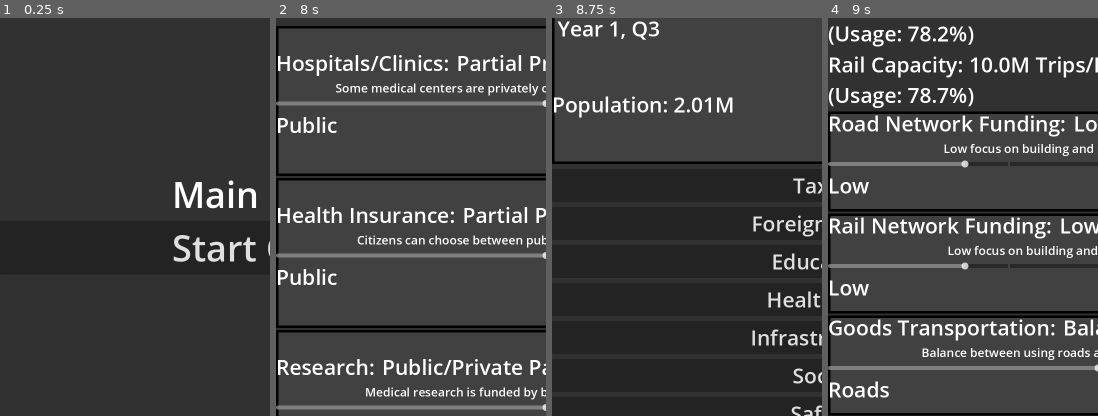
Above: before the commit, frames 1-4 (left to right).
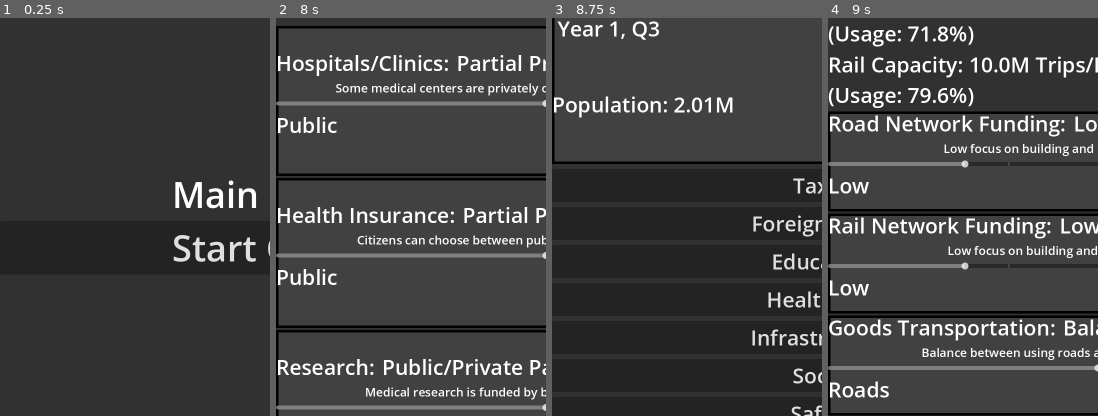
Above: after the commit, the same moments.

Repository: 7dylan7anderson7/Nationstate
Game: Godot game, scene res://scenes/MainMenu.tscn
Same seed, same stepped clock (60 frames per second), same inputs: the game is played once before the commit and once after it.
Inputs:
- Up to frame 1 (0.25 s): no input
- Up to frame 2 (8 s): click "Start Game" at 0.5 s; click "Next Quarter" at 1.25 s; click "Next Quarter" at 2 s; click "Dashboard" at 2.75 s; click "Taxes" at 3.5 s; click "Foreign Policy" at 4.25 s; click "Set Policy" at 5 s; click "Education" at 5.75 s; click "Set Policy" at 6.5 s; click "Healthcare" at 7.25 s
- Up to frame 3 (8.75 s): click "Set Policy" at 8 s
- Up to frame 4 (9 s): click "Infrastructure" at 8.75 s
The pictures show only the part of the screen within x 0-50%, y 24-74%; the shares and areas given below are measured in that part.

Frames 1-3 are identical in both runs. In frame 4, 0.4% of the frame differs, in the area x 34-45%, y 2-22%.

Commit message:
Infrstructure GDP modifier has been implimented. Initial infrastructure system is complete

Diff:
--- a/project/scripts/Main.gd
+++ b/project/scripts/Main.gd
@@ -120,6 +120,42 @@
 		(InfrastructureSystem.road_network + InfrastructureSystem.rail_network))
 	print("Overall capacity utilization: %s%%" % snapped(capacity_utilization, 0.1))
 
+	print("\n--- GDP MODIFIER SYSTEM ---")
+	print("Current GDP modifier: %s" % snapped(InfrastructureSystem.infra_gdp_modifier, 0.001))
+	#print("Target GDP modifier: %s" % snapped(InfrastructureSystem.infra_gdp_modifier_target, 0.001))
+
+	# Calculate overall capacity utilization
+	var total_capacity = InfrastructureSystem.road_network + InfrastructureSystem.rail_network
+	var total_trips = InfrastructureSystem.citizen_road_trips + InfrastructureSystem.citizen_pt_trips + InfrastructureSystem.goods_road_trips + InfrastructureSystem.goods_rail_trips
+	var overall_utilization = 0.5
+	if total_capacity > 0:
+		overall_utilization = total_trips / total_capacity
+	print("Overall system utilization: %s%%" % snapped(overall_utilization * 100, 0.1))
+	print("Spare capacity: %s%%" % snapped((1.0 - overall_utilization) * 100, 0.1))
+
+	# Calculate capacity bonus
+	var capacity_bonus = 0.0
+	if overall_utilization < 0.9:
+		var spare_capacity_pct = 1.0 - overall_utilization
+		capacity_bonus = spare_capacity_pct * 0.3
+	print("Capacity growth bonus: +%s%%" % snapped(capacity_bonus * 100, 0.1))
+
+	var road_dependency = 0.5
+	if total_trips > 0:
+		road_dependency = (InfrastructureSystem.citizen_road_trips + InfrastructureSystem.goods_road_trips) / total_trips
+	print("Road dependency: %s%%" % snapped(road_dependency * 100, 0.1))
+
+	var congestion_penalty = InfrastructureSystem.calculate_road_congestion_penalty()
+	print("Road congestion penalty: %s%%" % snapped(congestion_penalty * 100, 0.1))
+	print("Weighted congestion impact: -%s%%" % snapped(congestion_penalty * road_dependency * 100, 0.1))
+
+	if InfrastructureSystem.infra_gdp_modifier < 1.0:
+		print("→ Infrastructure CONSTRAINING economy by %s%%" % snapped((1.0 - InfrastructureSystem.infra_gdp_modifier) * 100, 0.1))
+	elif InfrastructureSystem.infra_gdp_modifier > 1.0:
+		print("→ Infrastructure ENABLING %s%% faster growth" % snapped((InfrastructureSystem.infra_gdp_modifier - 1.0) * 100, 0.1))
+	else:
+		print("→ Infrastructure has neutral effect on economy")
+
 	print("\n--- WARNINGS ---")
 	if InfrastructureSystem.road_usage > 90:
 		print("⚠ Road network near capacity!")
@@ -130,6 +166,25 @@
 	if InfrastructureSystem.forced_walking_trips > 0.5:
 		print("⚠ Significant forced walking: %sM trips/day (reduces GDP)" %
 			snapped(InfrastructureSystem.forced_walking_trips, 0.1))
+	if InfrastructureSystem.road_usage > 80:
+		print("⚠ Road congestion detected - system dynamically shifting traffic to rail/PT")
+	if InfrastructureSystem.road_usage > 85:
+		print("⚠ Heavy road congestion - traffic reducing economic efficiency!")
+	if InfrastructureSystem.infra_gdp_modifier < 0.9:
+		print("⚠ Infrastructure seriously constraining economic growth!")
+
+	# Calculate overall utilization warning
+	total_capacity = InfrastructureSystem.road_network + InfrastructureSystem.rail_network
+	total_trips = InfrastructureSystem.citizen_road_trips + InfrastructureSystem.citizen_pt_trips + InfrastructureSystem.goods_road_trips + InfrastructureSystem.goods_rail_trips
+	var overall_util = 0.5
+	if total_capacity > 0:
+		overall_util = total_trips / total_capacity
+	if overall_util > 0.95:
+		print("⚠ CRITICAL: Overall infrastructure at 95%+ capacity - build more!")
+
+	# Calculate unmet goods demand
+	goods_unmet = InfrastructureSystem.goods_transport_demand - (InfrastructureSystem.goods_road_trips + InfrastructureSystem.goods_rail_trips)
+	if goods_unmet > 0.1:
+		print("⚠ CRITICAL: Unmet goods demand: %sM trips/day (major GDP impact!)" % snapped(goods_unmet, 0.1))
 
 	print("\n==========================================\n")
-	#END INFRASTRUCTURE DEBUG SCRIPT
--- a/project/scripts/systems/EconomySystem.gd
+++ b/project/scripts/systems/EconomySystem.gd
@@ -59,7 +59,16 @@
 	percapita_GDP = total_GDP / population #In Thousands of dollars per citizen
 
 func inflict_inflation():
-	domestic_GDP = domestic_GDP + (domestic_GDP * (inflation/4))
+	# Apply base inflation growth
+	var base_growth = domestic_GDP * (inflation/4)
+
+	# Apply infrastructure modifier to the growth
+	# infra_gdp_modifier of 1.0 = normal growth
+	# infra_gdp_modifier of 0.6 = growth constrained (trending toward 60% of current)
+	# infra_gdp_modifier of 1.2 = enhanced growth (infrastructure enabling expansion)
+	var infrastructure_adjusted_growth = base_growth * InfrastructureSystem.infra_gdp_modifier
+
+	domestic_GDP = domestic_GDP + infrastructure_adjusted_growth
 
 #Function called every quarter to run the economic simulation
 func update_economy():
--- a/project/scripts/systems/InfrastructureSystem.gd
+++ b/project/scripts/systems/InfrastructureSystem.gd
@@ -117,6 +117,47 @@
 	var suburban_road_trips = min(suburban_remaining, suburban_road_capacity_available)
 	var suburban_forced_walking = suburban_remaining - suburban_road_trips
 
+	# Check for road congestion and dynamically shift to PT if possible
+	var initial_road_usage = 0.0
+	if road_network > 0:
+		initial_road_usage = ((urban_road_trips + suburban_road_trips + goods_road_trips) / road_network) * 100
+
+	# If roads are congested (>80%) and rail has capacity, shift more citizens to PT
+	if initial_road_usage > 80:
+		var available_rail_for_pt = max(0, rail_network - citizen_pt_trips - goods_rail_trips)
+
+		if available_rail_for_pt > 0 and pt_effectiveness > 0:
+			# Calculate how many additional citizens could shift to PT
+			var additional_pt_capacity = 0.0
+
+			if initial_road_usage > 90:
+				# Emergency - push PT usage higher
+				# Urban can go up to 95%, suburban up to 60%
+				var max_urban_pt = urban_remaining * 0.95
+				var max_suburban_pt = suburban_remaining * 0.6
+				additional_pt_capacity = (max_urban_pt - urban_pt_trips) + (max_suburban_pt - suburban_pt_trips)
+			elif initial_road_usage > 80:
+				# Moderate congestion - push PT usage moderately higher
+				# Urban can go up to 90%, suburban up to 50%
+				var max_urban_pt = urban_remaining * 0.9
+				var max_suburban_pt = suburban_remaining * 0.5
+				additional_pt_capacity = (max_urban_pt - urban_pt_trips) + (max_suburban_pt - suburban_pt_trips)
+
+			# Shift what we can based on available rail capacity
+			var pt_shift = min(additional_pt_capacity, available_rail_for_pt)
+			pt_shift = min(pt_shift, urban_road_trips + suburban_road_trips)  # Can't shift more than currently on roads
+
+			# Apply the shift proportionally between urban and suburban
+			if urban_road_trips + suburban_road_trips > 0:
+				var urban_shift_ratio = urban_road_trips / (urban_road_trips + suburban_road_trips)
+				var urban_shift = pt_shift * urban_shift_ratio
+				var suburban_shift = pt_shift * (1 - urban_shift_ratio)
+
+				urban_pt_trips += urban_shift
+				urban_road_trips -= urban_shift
+				suburban_pt_trips += suburban_shift
+				suburban_road_trips -= suburban_shift
+
 	# Aggregate totals
 	citizen_walking_trips = urban_walking
 	citizen_pt_trips = urban_pt_trips + suburban_pt_trips
@@ -132,9 +173,15 @@
 	var urban_goods = goods_transport_demand * urban_population_pct
 	var suburban_goods = goods_transport_demand * suburban_population_pct
 
-	# Natural preferences: urban areas prefer rail, suburban prefers road
-	var natural_rail_demand = urban_goods
-	var natural_road_demand = suburban_goods
+	# Natural/baseline preferences when not congested
+	# Urban areas heavily favor rail, suburban areas favor roads
+	var natural_urban_rail = urban_goods * 0.9  # 90% of urban goods prefer rail
+	var natural_urban_road = urban_goods * 0.1  # 10% of urban goods need roads
+	var natural_suburban_rail = suburban_goods * 0.2  # 20% of suburban goods can use rail
+	var natural_suburban_road = suburban_goods * 0.8  # 80% of suburban goods need roads
+
+	var natural_rail_demand = natural_urban_rail + natural_suburban_rail
+	var natural_road_demand = natural_urban_road + natural_suburban_road
 
 	# Apply player preferences (75% shift if preferred)
 	if prefer_rail:
@@ -160,7 +207,36 @@
 	# Then meet road demand + any rail overflow
 	goods_road_trips = min(natural_road_demand + rail_overflow, available_road)
 
-	# Any unmet goods demand reduces economic efficiency (handled in GDP modifier later)
+	# Check if we need to do dynamic congestion avoidance
+	# This happens AFTER initial allocation to see if roads are getting congested
+	var initial_road_usage = 0.0
+	if road_network > 0:
+		initial_road_usage = ((citizen_road_trips + goods_road_trips) / road_network) * 100
+
+	# If roads are congested (>80%) and we have rail capacity available, shift goods to rail
+	if initial_road_usage > 80 and available_rail > goods_rail_trips:
+		# Calculate how much we can shift
+		var remaining_rail_capacity = available_rail - goods_rail_trips
+		var road_trips_to_shift = 0.0
+
+		# Determine shift aggressiveness based on congestion level and preferences
+		if initial_road_usage > 90:
+			# Emergency congestion - shift up to 98% of urban goods, 40% of suburban goods to rail
+			var max_urban_shift = urban_goods * 0.98 - (goods_rail_trips * (urban_population_pct / (urban_population_pct + suburban_population_pct)))
+			var max_suburban_shift = suburban_goods * 0.4 - (goods_rail_trips * (suburban_population_pct / (urban_population_pct + suburban_population_pct)))
+			road_trips_to_shift = min(max_urban_shift + max_suburban_shift, remaining_rail_capacity)
+			road_trips_to_shift = min(road_trips_to_shift, goods_road_trips * 0.9)  # Shift up to 90% of road goods
+		elif initial_road_usage > 80:
+			# Moderate congestion - shift up to 85% of shiftable goods
+			if prefer_rail:
+				road_trips_to_shift = min(goods_road_trips * 0.85, remaining_rail_capacity)
+			else:
+				road_trips_to_shift = min(goods_road_trips * 0.5, remaining_rail_capacity)  # Shift 50% in balanced mode
+
+		# Apply the shift
+		if road_trips_to_shift > 0:
+			goods_road_trips -= road_trips_to_shift
+			goods_rail_trips += road_trips_to_shift
 
 #Function calculates road and rail network usage percentages
 func calculate_road_usage():
@@ -240,11 +316,117 @@
 	transport_access = min(100, transport_access)
 
 #Function calculates infrastructure affect on GDP
-#Will be implemented later - for now just set to 1 (no effect)
 func calculate_gdp_modifier():
-	# TODO: Implement GDP modifier based on transport access
-	# If 60% of demand met, GDP should trend toward 60% of base value
-	infra_gdp_modifier = 1
+	# New approach: Focus on TOTAL system capacity utilization, not just road congestion
+	# A rail-heavy system with spare capacity should enable growth, not constrain it
+
+	# Step 1: Calculate overall infrastructure capacity and utilization
+	var total_capacity = road_network + rail_network
+	var total_trips = citizen_road_trips + citizen_pt_trips + goods_road_trips + goods_rail_trips
+
+	var overall_utilization = 0.5  # Default to 50% if no capacity
+	if total_capacity > 0:
+		overall_utilization = total_trips / total_capacity
+
+	# Step 2: Calculate what % of demand is being met
+	var total_transport_demand = citizen_transport_demand + goods_transport_demand
+
+	# Calculate met demand
+	var citizen_demand_met = citizen_walking_trips + citizen_pt_trips + citizen_road_trips
+	var goods_demand_met = goods_road_trips + goods_rail_trips
+
+	# Weight goods demand more heavily (3x impact vs citizens)
+	# This is because goods MUST move - they can't walk
+	var weighted_citizen_demand = citizen_transport_demand * 1.0
+	var weighted_goods_demand = goods_transport_demand * 3.0
+	var total_weighted_demand = weighted_citizen_demand + weighted_goods_demand
+
+	var weighted_citizen_met = citizen_demand_met * 1.0
+	var weighted_goods_met = goods_demand_met * 3.0
+	var total_weighted_met = weighted_citizen_met + weighted_goods_met
+
+	# Calculate base infrastructure availability (0.0 to 2.0 range)
+	# 100% met = 1.0 (no effect), >100% = growth, <100% = decline
+	var availability_pct = 1.0
+	if total_weighted_demand > 0:
+		availability_pct = total_weighted_met / total_weighted_demand
+
+	# Step 3: Bonus for spare capacity (enables economic growth)
+	var capacity_bonus = 0.0
+	if overall_utilization < 0.9:  # If we have spare capacity
+		# More spare capacity = more growth potential
+		var spare_capacity_pct = 1.0 - overall_utilization
+		capacity_bonus = spare_capacity_pct * 0.3  # Up to 30% bonus if totally empty
+
+	# Step 4: Apply forced walking penalty
+	# Forced walking reduces economic activity slightly
+	var forced_walking_penalty = 0.0
+	if citizen_transport_demand > 0:
+		var forced_walking_pct = forced_walking_trips / citizen_transport_demand
+		forced_walking_penalty = forced_walking_pct * 0.15  # Max 15% penalty if all citizens forced to walk
+
+	# Step 5: Calculate road congestion penalty (much gentler now)
+	var congestion_penalty = calculate_road_congestion_penalty()
+
+	# Step 6: Calculate how much of the economy relies on roads vs rail
+	var road_dependency = 0.5  # Default 50% if no trips
+	if total_trips > 0:
+		road_dependency = (citizen_road_trips + goods_road_trips) / total_trips
+
+	# Apply congestion penalty proportional to road dependency
+	var weighted_congestion_penalty = congestion_penalty * road_dependency
+
+	# Step 7: Combine all factors into target modifier
+	# Start with availability, add capacity bonus, subtract penalties
+	var infra_gdp_modifier_target = availability_pct + capacity_bonus - forced_walking_penalty - weighted_congestion_penalty
+
+	# Clamp to reasonable bounds (0.4 to 1.5)
+	# 0.4 = infrastructure so bad economy shrinks to 40% over time
+	# 1.5 = infrastructure so good economy can grow 50% faster
+	infra_gdp_modifier_target = clamp(infra_gdp_modifier_target, 0.4, 1.5)
+
+	# Step 8: Gradually move current modifier toward target (2 quarter lag)
+	# To achieve 2-quarter lag, we move 50% of the distance each quarter
+	# Quarter 1: 50% there, Quarter 2: 75% there (effectively at target)
+	var change_rate = 0.5
+	if infra_gdp_modifier_target > infra_gdp_modifier:
+		infra_gdp_modifier += (infra_gdp_modifier_target - infra_gdp_modifier) * change_rate
+	elif infra_gdp_modifier_target < infra_gdp_modifier:
+		infra_gdp_modifier -= (infra_gdp_modifier - infra_gdp_modifier_target) * change_rate
+
+#Helper function to calculate road congestion penalty
+func calculate_road_congestion_penalty() -> float:
+	# Roads suffer from congestion, rail does not
+	# Returns a penalty value (0.0 to ~0.1) based on road usage
+	# Much gentler penalties than before since system now avoids congestion dynamically
+
+	var penalty = 0.0
+
+	if road_usage <= 70:
+		# No congestion penalty - roads flow freely
+		penalty = 0.0
+	elif road_usage <= 80:
+		# Very slight congestion (70-80% usage)
+		# Linear scaling: 0% at 70%, up to 2% at 80%
+		var congestion_factor = (road_usage - 70) / 10.0  # 0.0 to 1.0
+		penalty = congestion_factor * 0.02
+	elif road_usage <= 90:
+		# Light congestion (80-90% usage)
+		# Linear scaling: 2% at 80%, up to 5% at 90%
+		var congestion_factor = (road_usage - 80) / 10.0  # 0.0 to 1.0
+		penalty = 0.02 + (congestion_factor * 0.03)
+	elif road_usage <= 95:
+		# Moderate congestion (90-95% usage)
+		# Linear scaling: 5% at 90%, up to 8% at 95%
+		var congestion_factor = (road_usage - 90) / 5.0  # 0.0 to 1.0
+		penalty = 0.05 + (congestion_factor * 0.03)
+	else:
+		# Heavy congestion (95-100% usage)
+		# Linear scaling: 8% at 95%, up to 10% at 100%
+		var congestion_factor = (road_usage - 95) / 5.0  # 0.0 to 1.0
+		penalty = 0.08 + (congestion_factor * 0.02)
+
+	return penalty
 
 #Function called every quarter to run the infrastructure system simulation
 func update_infrastructure():
